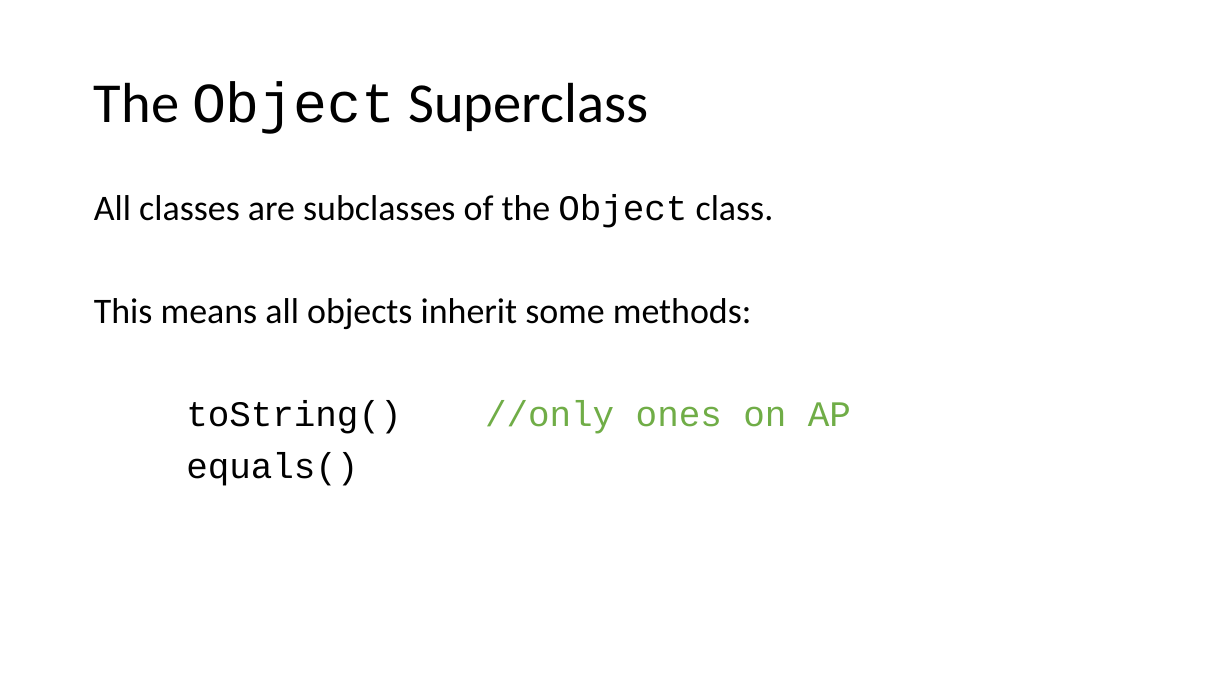
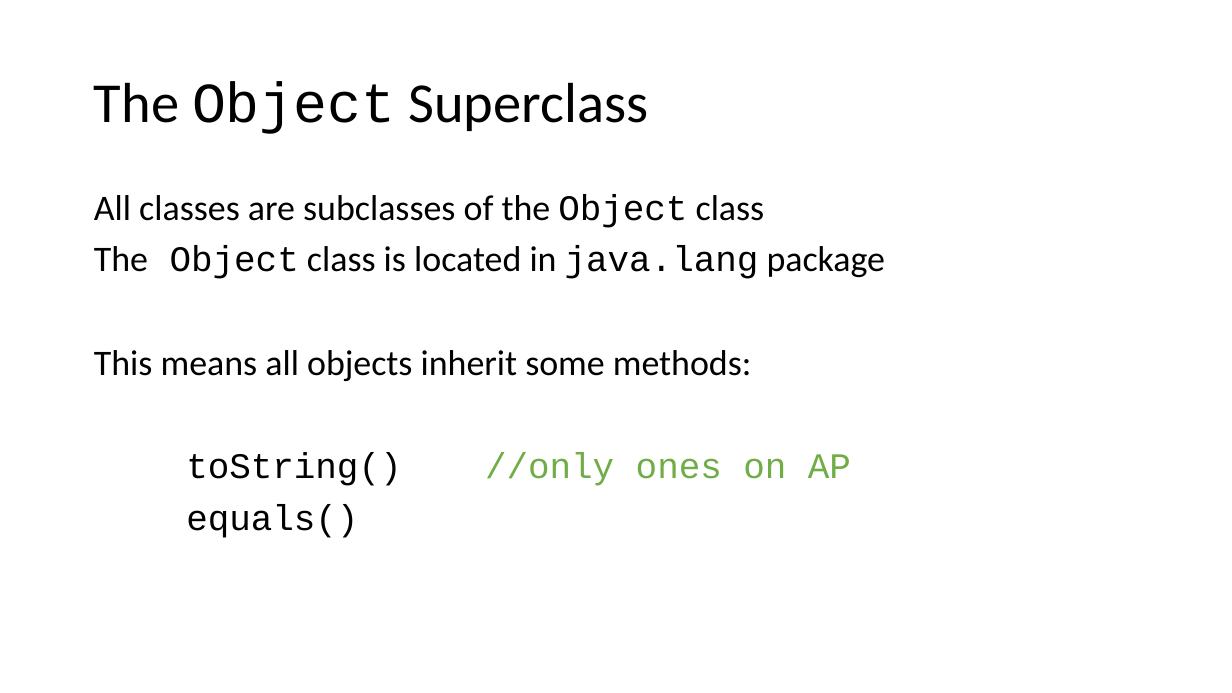
Before and after one commit to TEALSK12/apcsa-public, a slide deck: slide 43 of curriculum/Unit6/Unit6.pptx. Drawn at 1232x693 pixels with LibreOffice and Linux fonts; fonts in the diff are those of the drawing. Boxes give left, top, right and bottom in pixels: in the first picture for what was removed or moved away, otherwise in the second. Text is boxed around its words. In the diff, an @@ line names an element or a change of style, - is before the commit and + after.

```diff
--- a/curriculum/Unit6/Unit6.pptx
+++ b/curriculum/Unit6/Unit6.pptx
@@ text at box(94, 194, 886, 279): text changed @@
-All classes are subclasses of the Object class.
+All classes are subclasses of the Object class
+The Object class is located in java.lang package
```
Also in this commit, not shown: 1 slide added.
